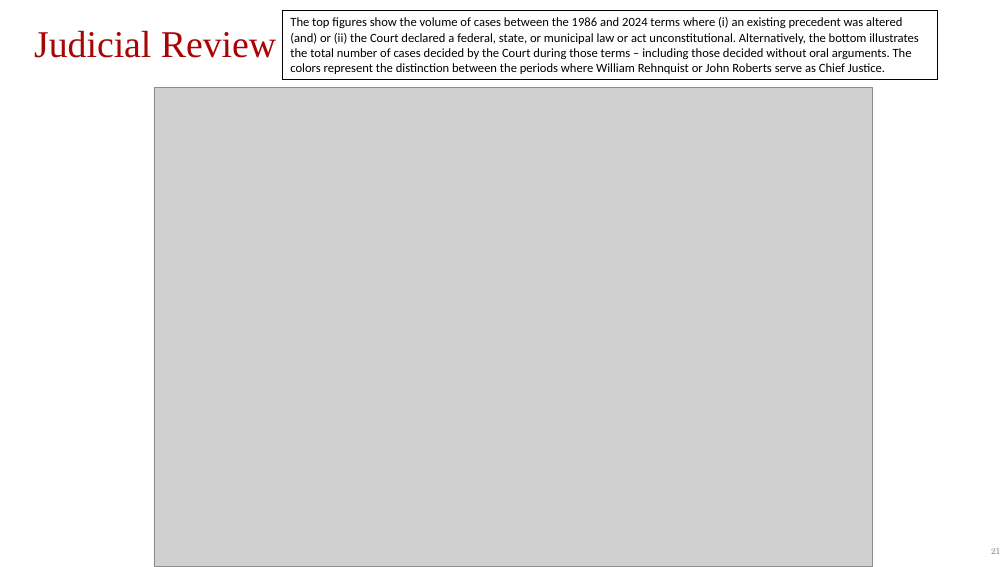
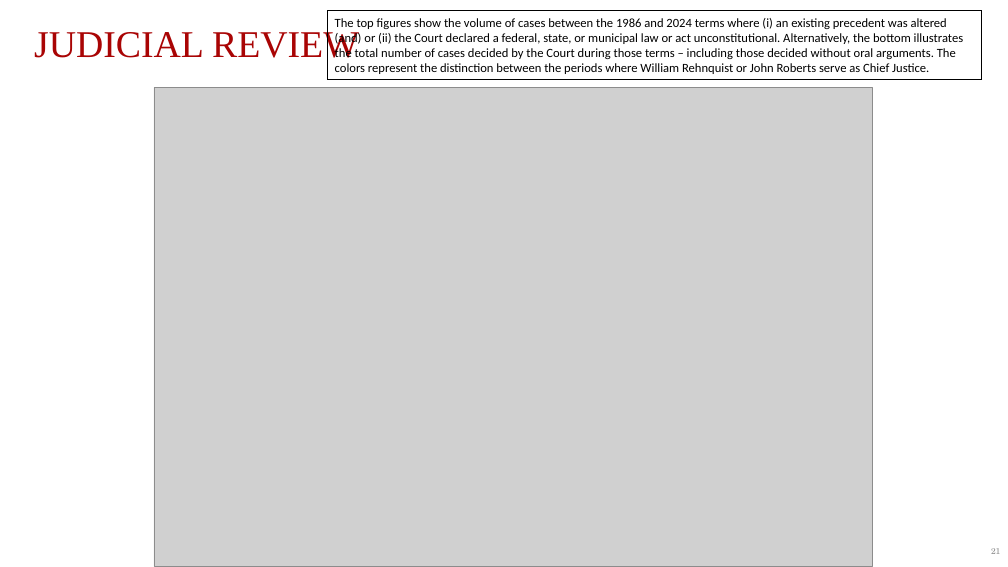
Before and after one commit to JakeTruscott/scotuswatch, a slide deck: slide 21 of Stat Reviews/OT24_StatReview/compilation/SCOTUSBlog/statpack_OT24.pptx. Drawn at 1008x567 pixels with LibreOffice and Linux fonts; fonts in the diff are those of the drawing; grey boxes stand for pictures. Boxes give left, top, right and bottom in pixels: in the first picture for what was removed or moved away, otherwise in the second. Text is boxed around its words. In the diff, an @@ line names an element or a change of style, - is before the commit and + after.

```diff
--- a/Stat Reviews/OT24_StatReview/compilation/SCOTUSBlog/statpack_OT24.pptx
+++ b/Stat Reviews/OT24_StatReview/compilation/SCOTUSBlog/statpack_OT24.pptx
@@ text at <box>34,28,359,65</box>: text changed @@
-Judicial Review
+JUDICIAL REVIEW
@@ rectangle "The top figures show the ...": place and size @@
-rectangle "The top figures show the ..." at <box>283,11,937,79</box>
+rectangle "The top figures show the ..." at <box>327,11,982,79</box>
```
Also in this commit, not shown: 16 other slides changed, 33 other files.
